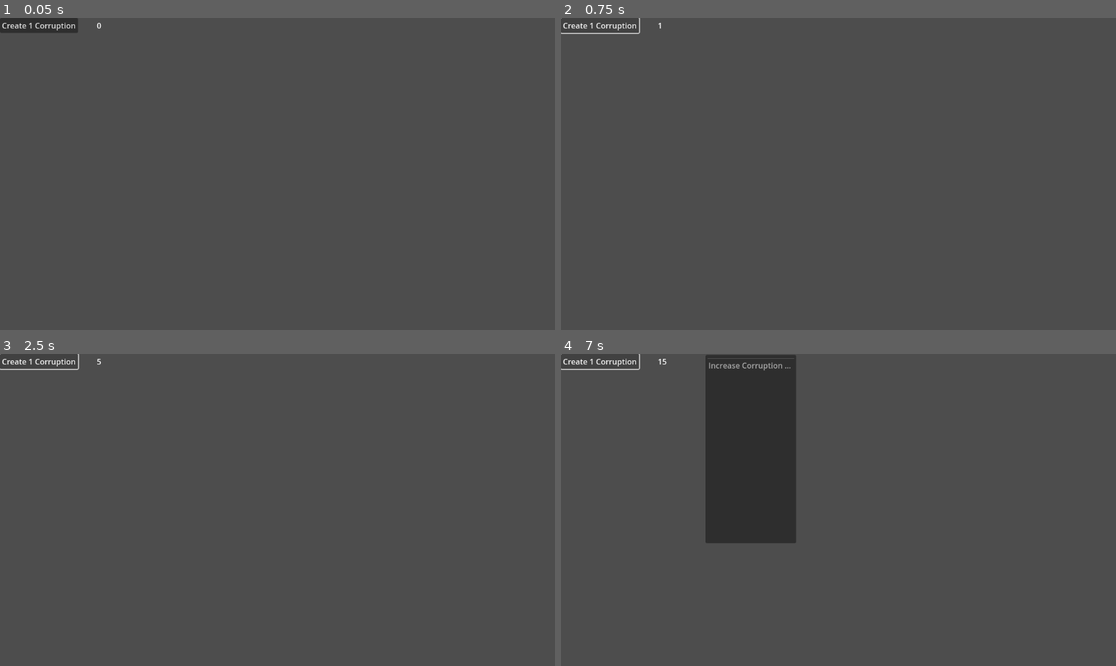
Above: before the commit, frames 1-4 (two rows, left to right).
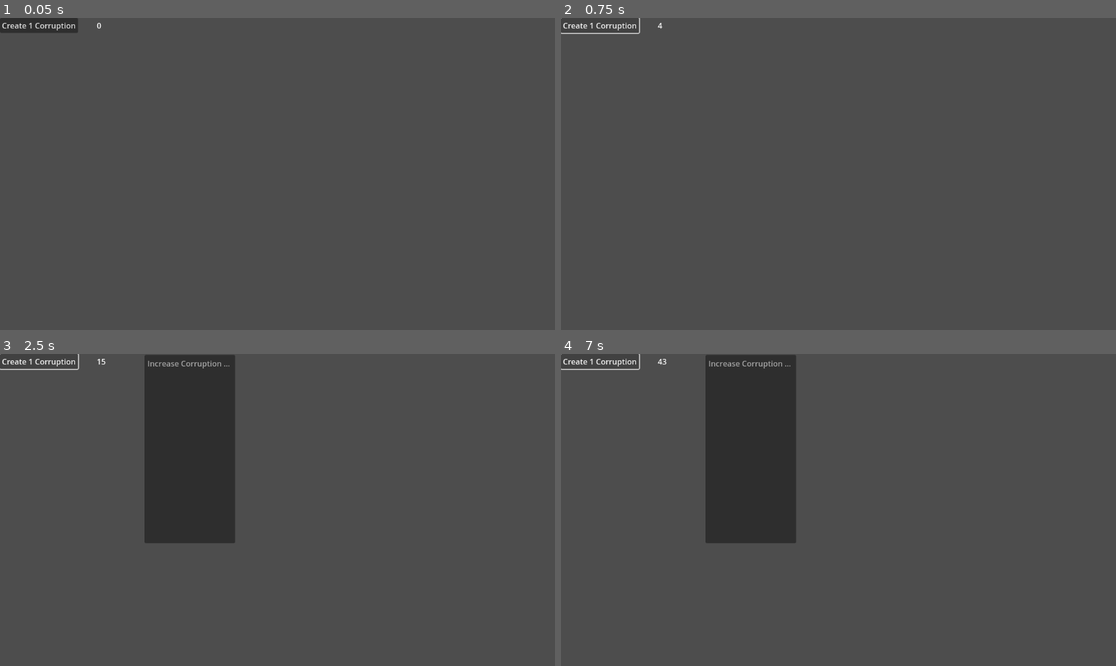
Above: after the commit, the same moments.

Repository: wfay42/corruption-clicker
Game: Godot game, scene res://gameplay.tscn
The game is run twice, just before and just after one commit, with the same random seed, the same clock (stepped at 60 frames per second) and the same inputs. The project has no main scene, so this scene is started directly.
Inputs:
- Up to frame 1 (0.05 s): no input
- Up to frame 2 (0.75 s): click "Create 1 Corruption" at 0.5 s
- Up to frame 3 (2.5 s): click "Create 1 Corruption" at 1.25 s; click "Create 1 Corruption" at 2 s
- Up to frame 4 (7 s): tap Enter at 2.75, 4.25, 5.75 s; tap Space at 3.5, 5 s

Frame 1 is identical in both runs. In frame 2, less than 0.1% of the frame differs, in the area x 17-19%, y 1-4%; in frame 3, 9.7%, in the area x 17-43%, y 0-61%; in frame 4, 0.2%.

Commit message:
Added Currency and CurrencyTracker. Refactored value_controller to use that

Diff:
--- /dev/null
+++ b/datamodel/Currency.gd
@@ -0,0 +1,10 @@
+class_name Currency extends Object
+
+var _id: int
+var _name: String
+var _description: String
+
+func _init(id: int, name: String, description: String):
+	_id = id
+	_name = name
+	_description = description
--- /dev/null
+++ b/datamodel/CurrencyTracker.gd
@@ -0,0 +1,49 @@
+class_name CurrencyTracker extends Object
+
+const DOLLAR_IDX = 0
+const LABOR_IDX = 1
+const MIGHT_IDX = 2
+
+var _currencies
+
+var _currency_values
+
+func _init():
+	_currencies = {}
+	_currencies[DOLLAR_IDX] = Currency.new(DOLLAR_IDX, "Dollars", "Money.")
+	_currencies[LABOR_IDX] = Currency.new(LABOR_IDX, "Labor", "How much stuff you can make.")
+	_currencies[MIGHT_IDX] = Currency.new(MIGHT_IDX, "Might", "How powerful you are.")
+
+	_currency_values = {}
+	for currency_idx in _currencies.keys():
+		_currency_values[currency_idx] = 0
+
+func add_currency_amount(currency_idx: int, amount: float) -> float:
+	"""
+	Returns the amount after adding
+	"""
+	var new_amount = _currency_values[currency_idx] + amount
+	_currency_values[currency_idx] = new_amount
+	return new_amount
+
+func get_currency_amount(currency_idx: int) -> float:
+	return _currency_values[currency_idx]
+
+func get_currency_description(currency_idx: int) -> Currency:
+	return _currencies[currency_idx]
+
+## Convenience functions for easier typing, which is OK since there's currently
+## Only three currency types
+func add_dollars(amount: float) -> float:
+	return add_currency_amount(DOLLAR_IDX, amount)
+func add_labor(amount: float) -> float:
+	return add_currency_amount(LABOR_IDX, amount)
+func add_might(amount: float) -> float:
+	return add_currency_amount(MIGHT_IDX, amount)
+
+func get_dollars() -> float:
+	return get_currency_amount(DOLLAR_IDX)
+func get_labor() -> float:
+	return get_currency_amount(LABOR_IDX)
+func get_might() -> float:
+	return get_currency_amount(MIGHT_IDX)
--- a/gameplay.tscn
+++ b/gameplay.tscn
@@ -29,7 +29,6 @@
 offset_top = 2.0
 offset_right = 488.0
 offset_bottom = 393.0
-item_count = 1
 max_columns = 2
 same_column_width = true
 script = ExtResource("4_xuee5")
--- a/gameplay/_hidden_value_controller.gd
+++ b/gameplay/_hidden_value_controller.gd
@@ -6,23 +6,25 @@
 var _total_corruption = 0.0
 
 var _corruption_click_value = 1.0
-var _corruption_per_second = 1.0
+var _corruption_per_second = 5.0
+
+var _currency_tracker: CurrencyTracker
 
 func update_corruption_rate() -> void:
 	pass
 
 # Called when the node enters the scene tree for the first time.
 func _ready() -> void:
-	pass # Replace with function body.
+	_currency_tracker = CurrencyTracker.new()
 
 
 # Called every frame. 'delta' is the elapsed time since the previous frame.
 func _process(delta: float) -> void:
-	_total_corruption += (_corruption_per_second * delta)
-	emit_signal(CORRUPTION_CHANGED_NAME, _total_corruption)
-
+	_currency_tracker.add_dollars(_corruption_per_second * delta)
+	emit_signal(CORRUPTION_CHANGED_NAME, _currency_tracker.get_dollars())
 
 func _on_corruption_button_pressed() -> void:
-	_total_corruption += _corruption_click_value
+	_currency_tracker.add_dollars(_corruption_click_value)
+
 	# NOTE: we do not emit the CORRUPTION_CHANGED_NAME signal here because it
 	# gets emitted after every _process call
Not shown, added: datamodel/Currency.gd.uid
Not shown, added: datamodel/CurrencyTracker.gd.uid
